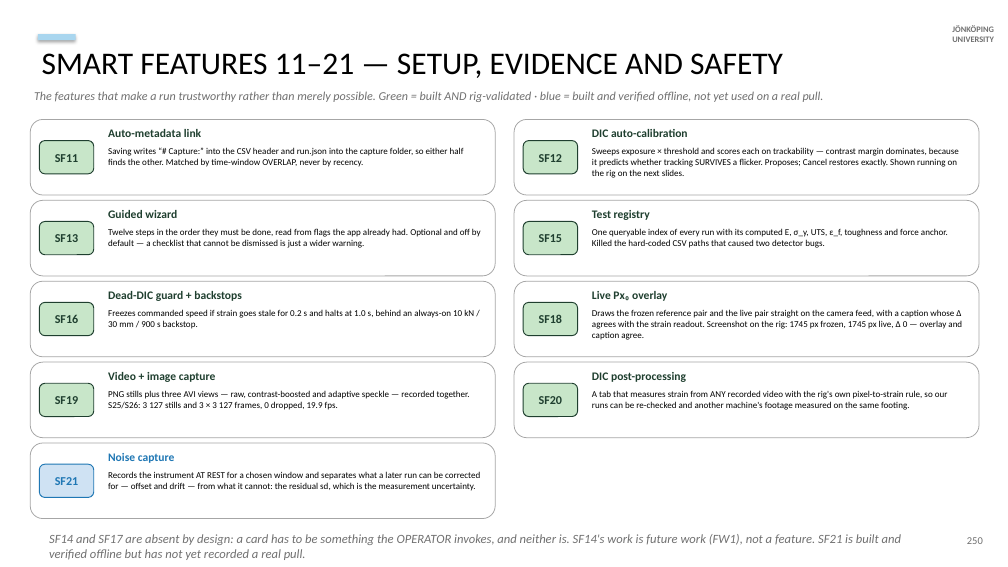
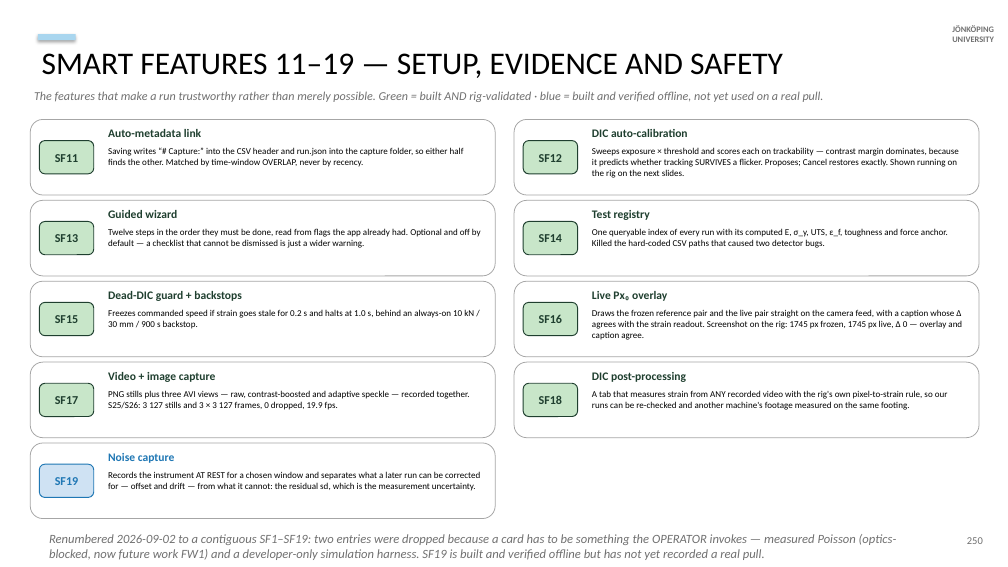
Before and after one commit to AdithyaSivakumar-3/UTM, a slide deck: slide 110 of documentation/decks/V6a_8_6_20_slides.pptx. Drawn at 1008x567 pixels with LibreOffice and Linux fonts; fonts in the diff are those of the drawing. Boxes give left, top, right and bottom in pixels: in the first picture for what was removed or moved away, otherwise in the second. Text is boxed around its words. In the diff, an @@ line names an element or a change of style, - is before the commit and + after.

```diff
--- a/documentation/decks/V6a_8_6_20_slides.pptx
+++ b/documentation/decks/V6a_8_6_20_slides.pptx
@@ text at <box>42,53,783,78</box>: text changed @@
-SMART FEATURES 11–21 — SETUP, EVIDENCE AND SAFETY
+SMART FEATURES 11–19 — SETUP, EVIDENCE AND SAFETY
@@ text in rounded rectangle at <box>539,234,562,242</box>: text changed @@
-SF15
+SF14
@@ rounded rectangle "SF19": place and size @@
-rounded rectangle "SF19" at <box>39,383,94,417</box>
+rounded rectangle "SF19" at <box>39,464,94,498</box>
@@ rounded rectangle "SF19" at <box>39,464,94,498</box>: text colour #1F3F2F to #1F77B4; fill #C8E6C9 to #CFE2F3; outline #1F3F2F 0.9 pt to #1F77B4 0.9 pt @@
@@ rounded rectangle removed at <box>39,464,94,498</box> @@
-SF21
@@ text at <box>49,534,897,560</box>: text changed @@
-SF14 and SF17 are absent by design: a card has to be something the OPERATOR invokes, and neither is. SF14's work is future work (FW1), not a feature. SF21 is built and verified offline but has not yet recorded a real pull.
+Renumbered 2026-09-02 to a contiguous SF1–SF19: two entries were dropped because a card has to be something the OPERATOR invokes — measured Poisson (optics-blocked, now future work FW1) and a developer-only simulation harness. SF19 is built and verified offline but has not yet recorded a real pull.
```
Also in this commit, not shown: 13 other slides changed, 13 other files.
